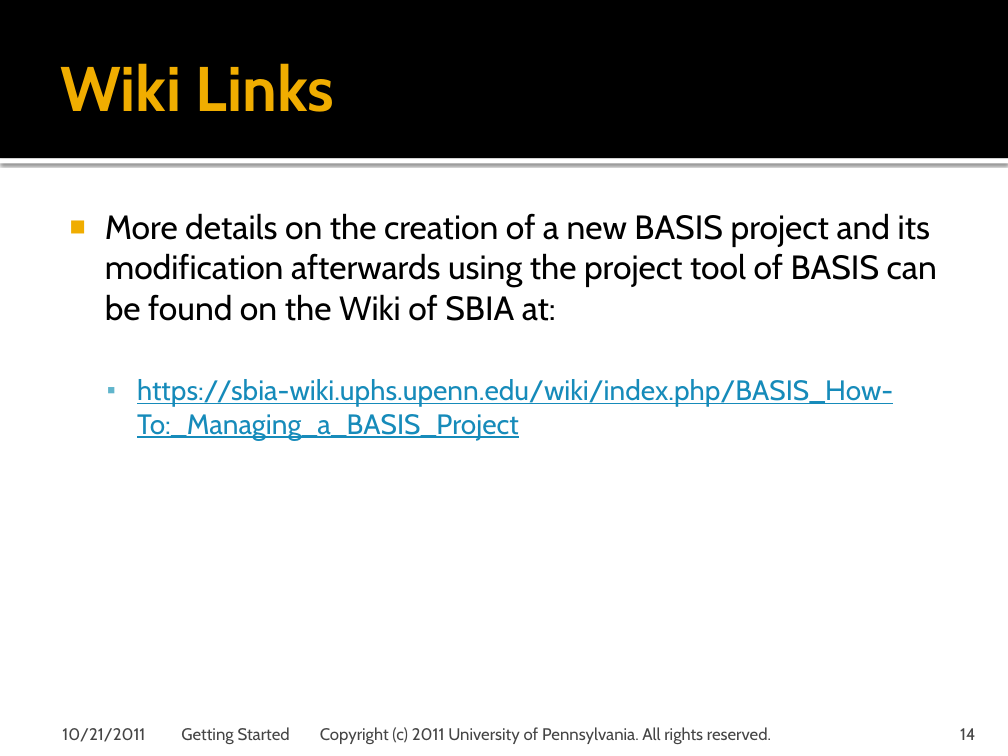
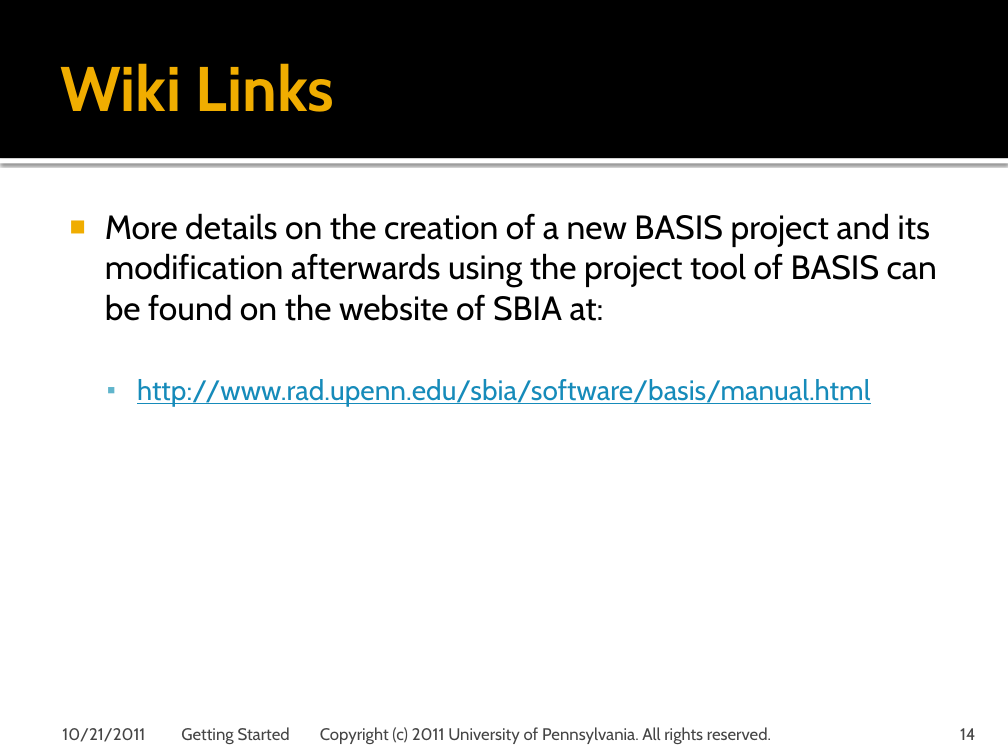
Before and after one commit to cmake-basis/legacy, a slide deck: slide 14 of doc/tutorials/BASIS Quick Start Guide - 01 Getting Started.pptx. Drawn at 1008x756 pixels with LibreOffice and Linux fonts; fonts in the diff are those of the drawing; background and template pictures are left out. Boxes give left, top, right and bottom in pixels: in the first picture for what was removed or moved away, otherwise in the second. Text is boxed around its words. In the diff, an @@ line names an element or a change of style, - is before the commit and + after.

Commit message:
Fixes dead links and updates some outdated slides from Issue #237

```diff
--- a/doc/tutorials/BASIS Quick Start Guide - 01 Getting Started.pptx
+++ b/doc/tutorials/BASIS Quick Start Guide - 01 Getting Started.pptx
@@ text at (x1=105, y1=213, x2=937, y2=407): text changed @@
-■ More details on the creation of a new BASIS project and its modification afterwards using the project tool of BASIS can be found on the Wiki of SBIA at:
-  ▪ https://sbia-wiki.uphs.upenn.edu/wiki/index.php/BASIS_How-To:_Managing_a_BASIS_Project
+■ More details on the creation of a new BASIS project and its modification afterwards using the project tool of BASIS can be found on the website of SBIA at:
+  ▪ http://www.rad.upenn.edu/sbia/software/basis/manual.html
```
Also in this commit, not shown: 10 other slides changed.
